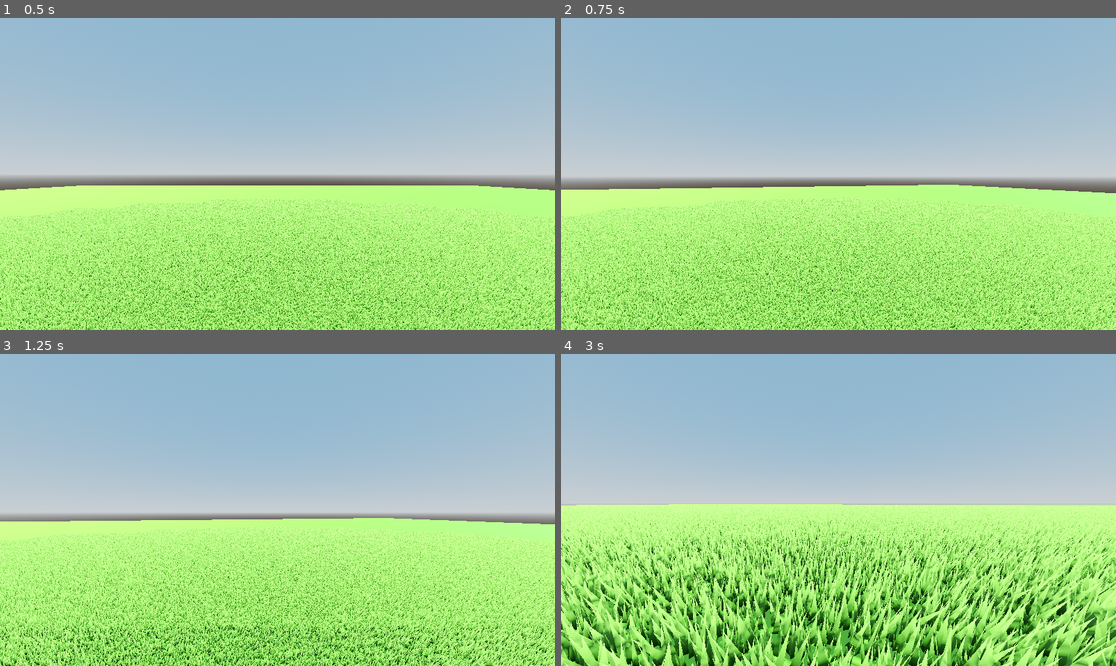
Above: before the commit, frames 1-4 (two rows, left to right).
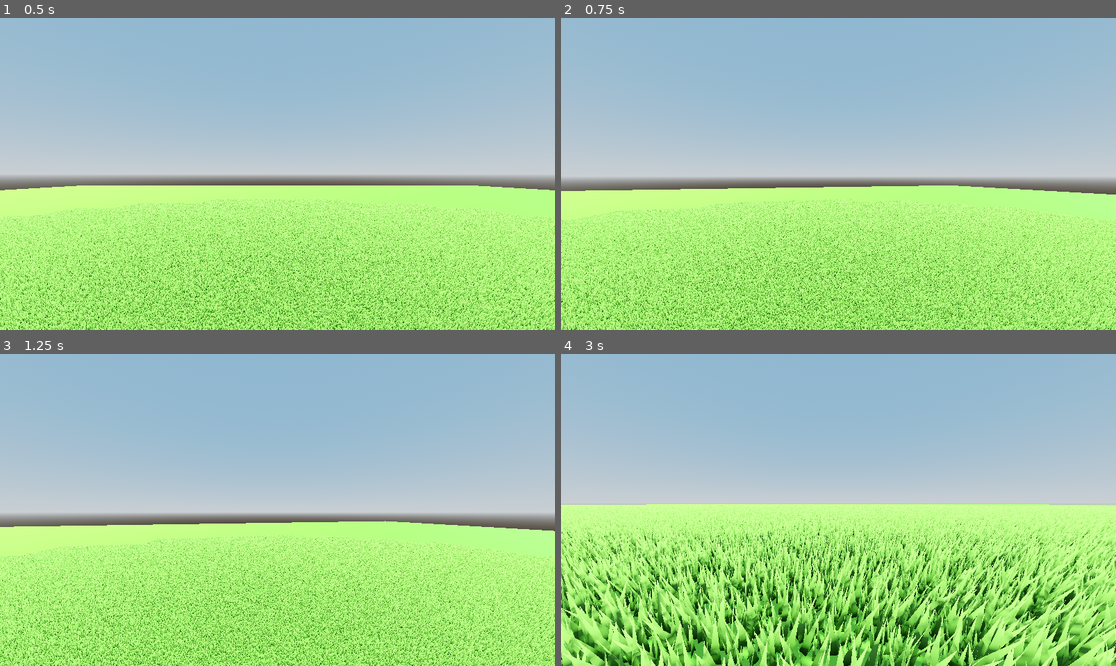
Above: after the commit, the same moments.

Repository: LordDeatHunter/SurvTest
Game: Godot game, scene res://scenes/main.tscn
Two runs of this game, one before a commit and one after it. Both use one fixed random seed, a clock stepped at 60 frames per second and the inputs below.
Inputs (mouse positions are in pixels of both pictures, inside the frame that each line leads up to):
- Up to frame 1 (0.5 s): no input
- Up to frame 2 (0.75 s): move the mouse to (866, 174) at 0.52 s; hold W (move_forward) from 0.53 s (still down); tap Space (jump) at 0.6 s
- Up to frame 3 (1.25 s): keep holding W (move_forward); tap Space (jump) at 0.77, 1.07 s
- Up to frame 4 (3 s): keep holding W (move_forward); move the mouse to (810, 510) at 1.27 s; tap Shift (sprint) at 1.35, 2.85 s; tap Space (jump) at 1.52, 1.55, 1.82, 2.1 s; move the mouse to (849, 503) at 2.02 s; move the mouse to (832, 516) at 2.77 s

Frame 1 is identical in both runs. In frame 2, 24% of the frame differs, in the area x 0-100%, y 53-100%; in frame 3, 26%; in frame 4, 34%, in the area x 0-100%, y 48-100%.

Commit message:
Change doublejump to multijump

Diff:
--- a/scenes/actors/player.gd
+++ b/scenes/actors/player.gd
@@ -11,11 +11,11 @@
 const WALK_FOV_MULT: float = 1.3
 const SPRINT_FOV_MULT: float = 2.6
 
-@export var can_doublejump: bool = true
+@export var max_multijumps: int = 0
 
 var t_bob: int = 0
 var gravity = ProjectSettings.get_setting("physics/3d/default_gravity")
-var has_doublejumped: bool = true
+var current_multijumps: int = 0
 
 @onready var head = $Head
 @onready var camera = $Head/Camera3D
@@ -36,14 +36,14 @@
 	velocity -= Vector3(0, gravity, 0) * delta
 
 	if is_on_floor():
-		has_doublejumped = false
+		current_multijumps = 0
 
-	var can_jump = is_on_floor() or (can_doublejump and not has_doublejumped)
+	var can_jump: bool = is_on_floor() or (current_multijumps < max_multijumps)
 
 	if Input.is_action_just_pressed("jump") and can_jump:
 		velocity.y = JUMP_VELOCITY
 		if not is_on_floor():
-			has_doublejumped = true
+			current_multijumps += 1
 
 	var is_sprinting: bool = Input.is_action_pressed("sprint")
 	var speed: float = SPRINT_SPEED if is_sprinting else WALK_SPEED
--- a/scenes/main.tscn
+++ b/scenes/main.tscn
@@ -31,6 +31,7 @@
 
 [node name="Player" parent="." instance=ExtResource("1_heqpp")]
 transform = Transform3D(1, 0, 0, 0, 1, 0, 0, 0, 1, 0, 18.8735, 0)
+max_multijumps = 1
 
 [node name="CSGBox3D3" type="CSGBox3D" parent="."]
 transform = Transform3D(1, 0, 0, 0, 1, 0, 0, 0, 1, -22.288, 5.5, 0)
